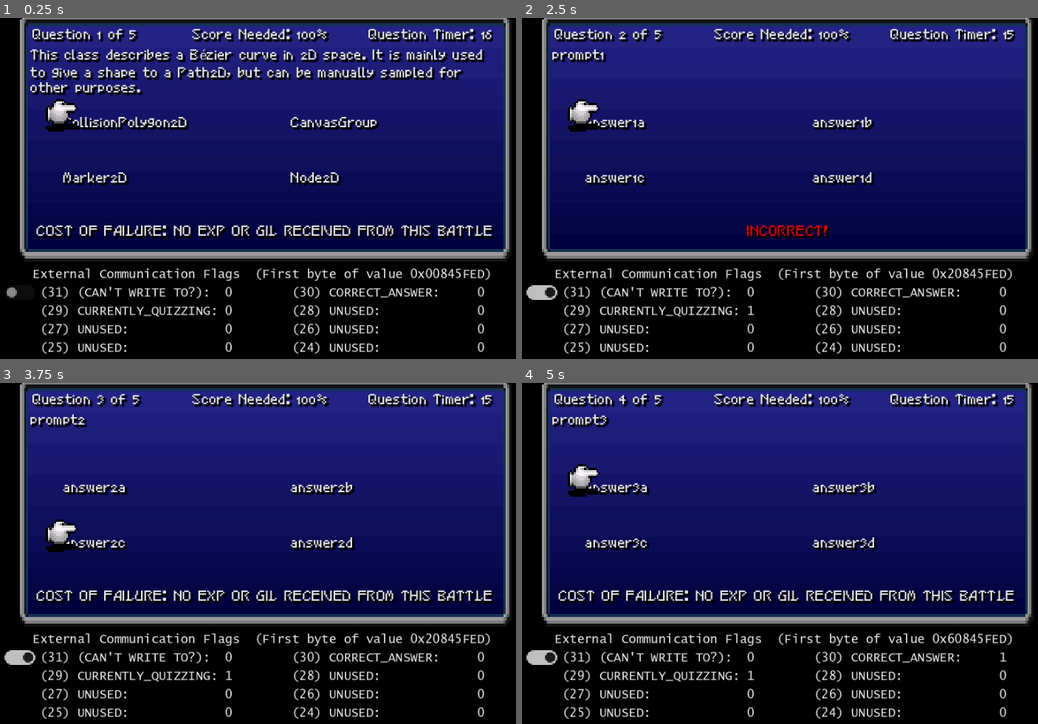
Above: before the commit, frames 1-4 (two rows, left to right).
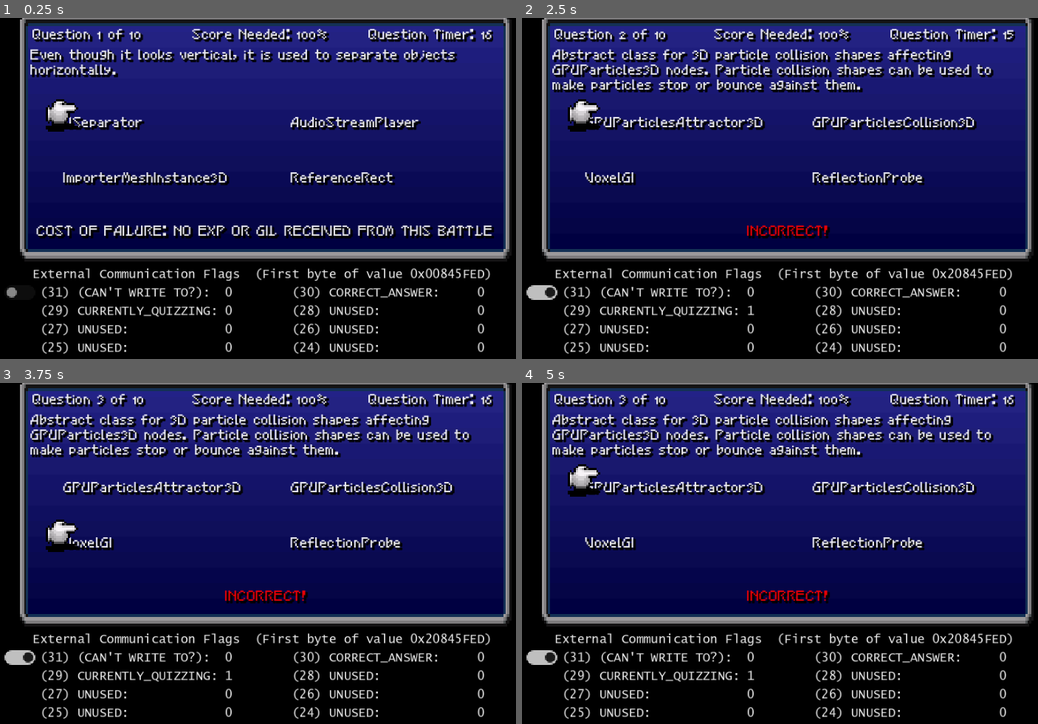
Above: after the commit, the same moments.

Repository: auburnbit/mificat
Game: Godot game, scene res://node_2d.tscn
Same seed, same stepped clock (60 frames per second), same inputs: the game is played once before the commit and once after it.
Inputs (mouse positions are in pixels of both pictures, inside the frame that each line leads up to):
- Up to frame 1 (0.25 s): no input
- Up to frame 2 (2.5 s): click (542, 290) at 0.5 s; tap Enter (ui_accept) at 1.25, 1.52, 2, 2.27 s; hold Right (ui_right) 1.28-2.03 s; hold Down (ui_down) from 2.03 s (still down)
- Up to frame 3 (3.75 s): tap Enter (ui_accept) at 2.75 s; release Down (ui_down) at 2.78 s; hold Right (ui_right) 2.78-3.53 s; hold Up (ui_up) from 3.53 s (still down)
- Up to frame 4 (5 s): tap Enter (ui_accept) at 3.77, 4.25, 4.52 s; release Up (ui_up) at 4.28 s; hold Left (ui_left) from 4.28 s (still down)

The runs differ from the first frame. In frame 1, 7.6% of the frame differs, in the area x 5-94%, y 3-50%; in frame 2, 8.3%; in frame 3, 11%; in frame 4, 11%, in the area x 5-96%, y 3-82%.
Error after the commit: Invalid access of index '10' on a base object of type: 'Array'. (res://node_2d.gd:116)

Commit message:
more changes but broken now

Diff:
--- a/quiz-program/QuizDict.gd
+++ b/quiz-program/QuizDict.gd
@@ -1,6 +1,7 @@
 extends Node
 
 var question_pool = []
+var pool_size = 5
 
 var quiz_dict = {
 	"Object":{
@@ -2346,7 +2347,7 @@
 }
 
 func _ready():
-	var pool_size = 5
+
 	populate_question_pool(pool_size)
 
 func populate_question_pool(pool_size):
--- a/quiz-program/node_2d.gd
+++ b/quiz-program/node_2d.gd
@@ -46,28 +46,16 @@
 var finalSoundHasPlayed = false
 var showingResults = false
 
-var q0 = ["This class describes a Bézier curve in 2D space. It is mainly used to give a shape to a \
-Path2D, but can be manually sampled for other purposes.", "CollisionPolygon2D", \
-"CanvasGroup", "Marker2D", "Node2D", "waiting for input", 0]
-var q1 = ["prompt1", "answer1a", "answer1b", "answer1c", "answer1d", "waiting for input", 1]
-var q2 = ["prompt2", "answer2a", "answer2b", "answer2c", "answer2d", "waiting for input", 2]
-var q3 = ["prompt3", "answer3a", "answer3b", "answer3c", "answer3d", "waiting for input", 3]
-var q4 = ["prompt4", "answer4a", "answer4b", "answer4c", "answer4d", "waiting for input", 0]
-
-var questions = [q0, q1, q2, q3, q4]
+var questions = [[], [], [], [], [], [], [], [], [], []]
 
 var	qn = "Question Number 1 of "
 var	qt = "[right]Question Timer: [/right]"
-var	prom = "\n[center]Say something.[/center]"
-var	a1 = "*Something?"
-var	a2 = "*Something"
-var	a3 = "*something."
-var	a4 = "*No"
 var	cof = "[center]COST OF FAILURE: NO EXP OR GIL RECEIVED FROM THIS BATTLE[/center]"
 
 var timer = 15
 var endDelay = 1
 
+var quiz_list_populated = false
 
 var question_dic = {}
 
@@ -103,6 +91,37 @@
 
 # Called every frame. 'delta' is the elapsed time since the previous frame.
 func _process(delta):
+
+	'''
+	var term = "none"
+	var category = "none"
+	var definition = "none"
+	var user_grade = "0"
+	var rep_number = "0"
+	var easiness = "0"
+	var interval = "0"
+	var last_date_and_time = "never"
+	var correct_answer_index = "0"
+	var answers = []
+	'''
+
+	#q0 = ["term", "answer0", "answer0", "answer0c", "answer0d", "waiting for input", 0]
+
+	if quiz_list_populated == false:
+		var number_questions_this_quiz = randi_range(2,3)
+		print(number_questions_this_quiz)
+		var qp_copy = QuizDict.question_pool
+		for i in number_questions_this_quiz:
+			var qp_random_index = randi_range(0,qp_copy.size())
+			questions[i].append(qp_copy[qp_random_index].definition)
+			questions[i].append(qp_copy[qp_random_index].answers[0])
+			questions[i].append(qp_copy[qp_random_index].answers[1])
+			questions[i].append(qp_copy[qp_random_index].answers[2])
+			questions[i].append(qp_copy[qp_random_index].answers[3])
+			questions[i].append("waiting for input")
+			questions[i].append(qp_copy[qp_random_index].correct_answer_index)
+			print(i)
+		quiz_list_populated = true
 
 	if endDelay > 0 and (quizStatus == "correct" or quizStatus == "incorrect"):
 		endDelay -= delta
